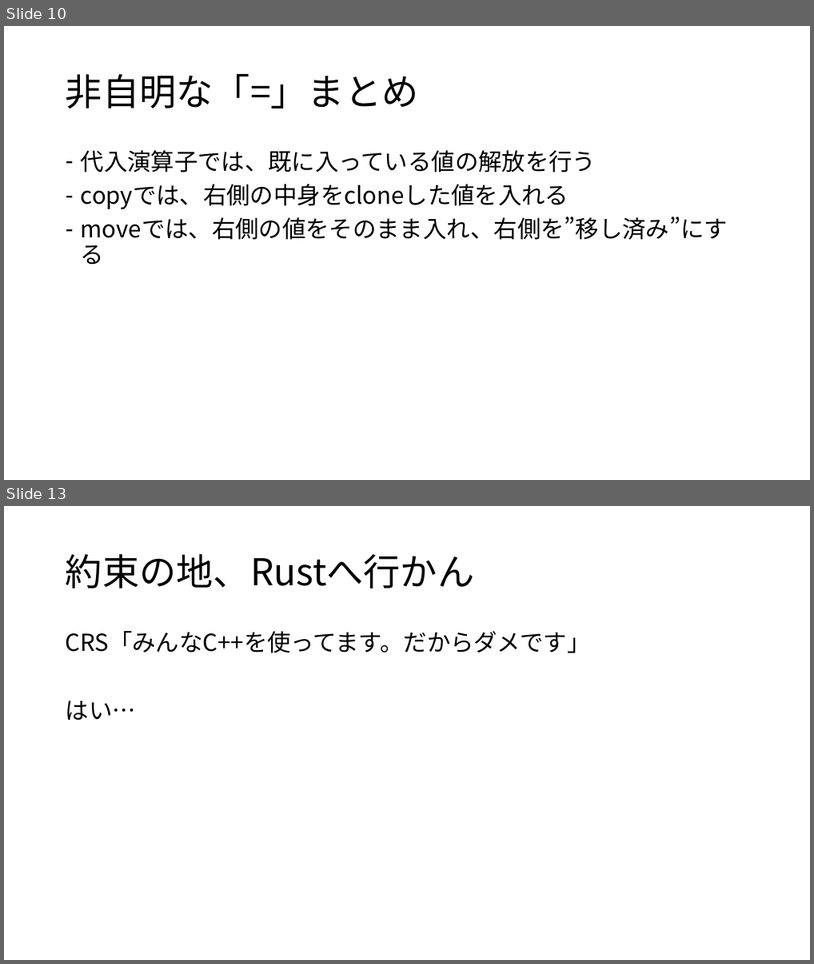
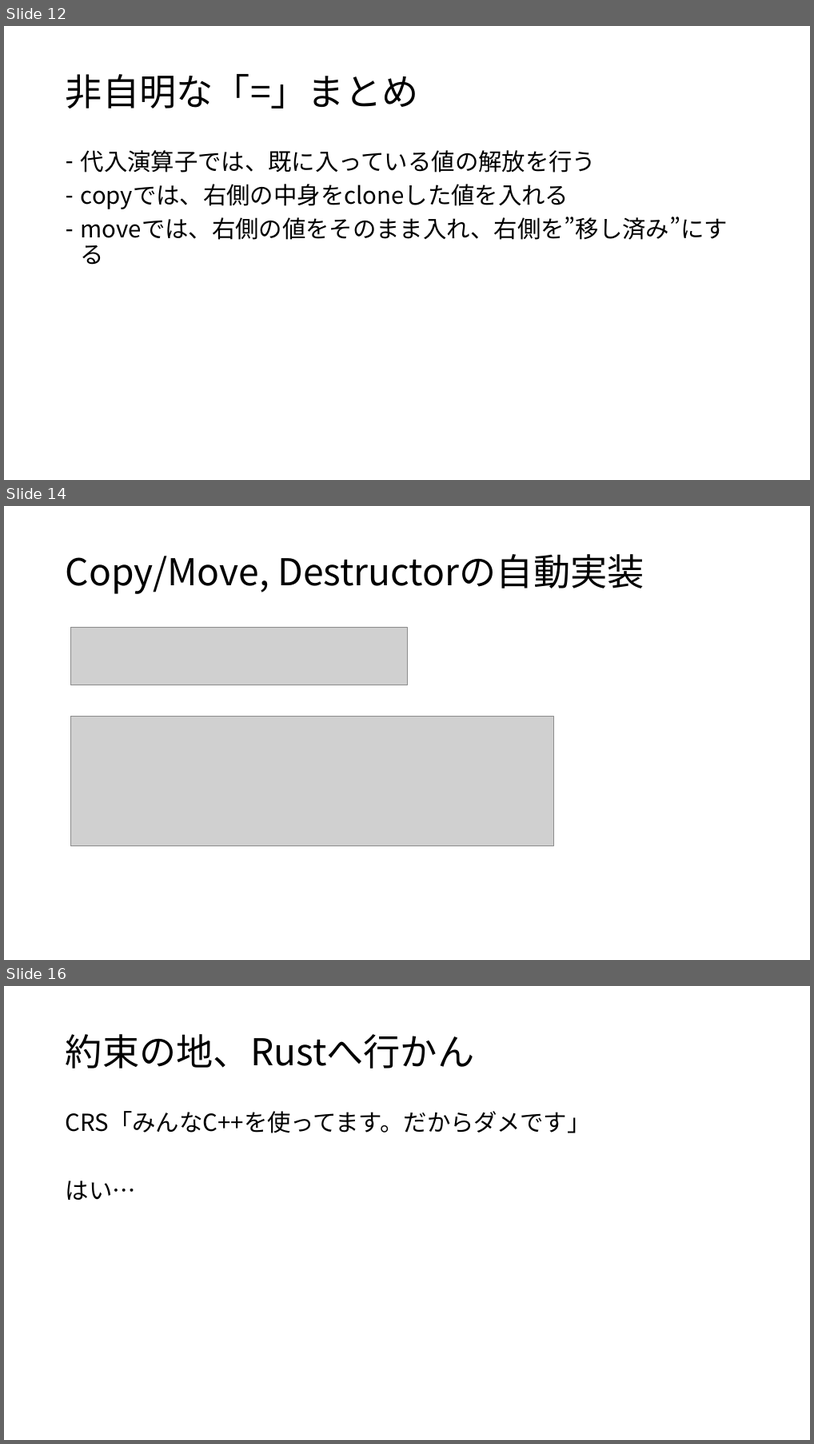
Before and after one commit to crs-kouhou/zatsu_game_engine, a slide deck: zatsuGE_pptx/非自明な＝.pptx. Shown one above the other, each under a label of ours: slides 10 and 13 before the commit, slides 12, 14 and 16 after it; the slides between them are not shown. The pictures are 814x964 and 814x1444 pixels, drawn with LibreOffice and Linux fonts; fonts in the diff are those of the drawing; grey boxes stand for pictures. Boxes give left, top, right and bottom in pixels: in the first picture for what was removed or moved away, otherwise in the second. Text is boxed around its words. In the diff, an @@ line names an element or a change of style, - is before the commit and + after.

```diff
--- a/zatsuGE_pptx/非自明な＝.pptx
+++ b/zatsuGE_pptx/非自明な＝.pptx
@@ slide 14 added at [4,506,810,960], background #FFFFFF @@
@@ title added at [66,554,644,594], 44 pt, text #000000 @@
+Copy/Move, Destructorの自動実装
@@ picture added at [70,627,407,685] @@
@@ picture added at [70,716,554,846] @@
@@ what was slide 10 is now slide 12 @@
@@ what was slide 13 is now slide 16 @@
```
Also in this commit, not shown: 5 slides changed, 2 other slides added, 1 other file.
